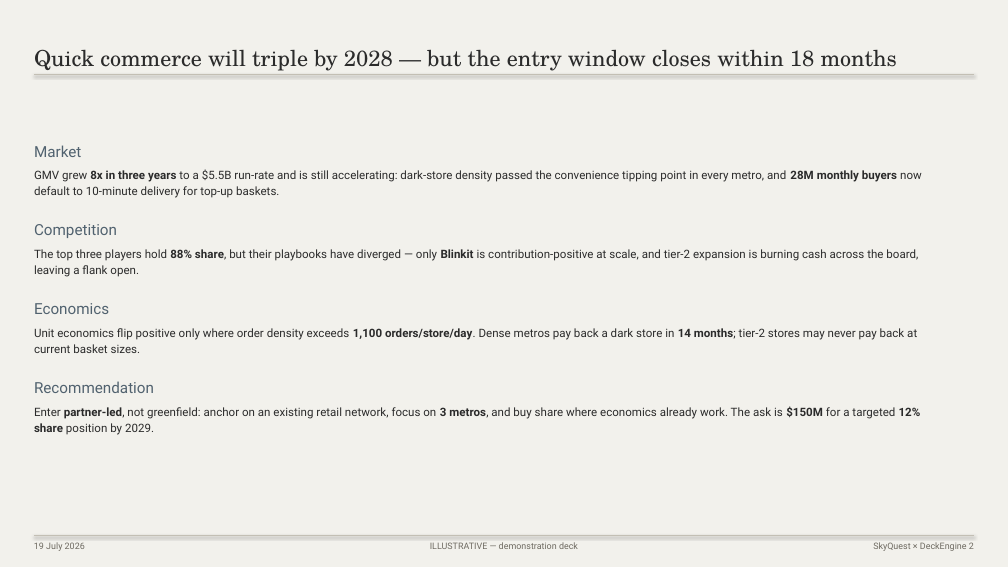
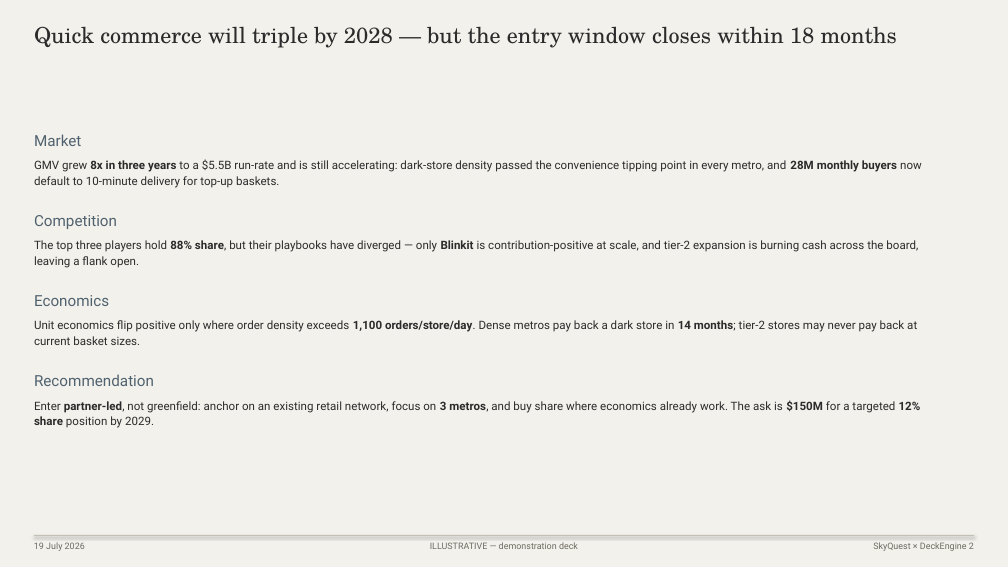
Before and after one commit to addiskers/pptv1, a slide deck: slide 2 of eval/out/showcase_qcommerce.pptx. Drawn at 1008x567 pixels with LibreOffice and Linux fonts; fonts in the diff are those of the drawing. Boxes give left, top, right and bottom in pixels: in the first picture for what was removed or moved away, otherwise in the second. Text is boxed around its words. In the diff, an @@ line names an element or a change of style, - is before the commit and + after.

```diff
--- a/eval/out/showcase_qcommerce.pptx
+++ b/eval/out/showcase_qcommerce.pptx
@@ text "Quick commerce will triple by ...": place and size @@
-text "Quick commerce will triple by ..." at <box>34,49,897,71</box>
+text "Quick commerce will triple by ..." at <box>34,26,897,48</box>
@@ text "Quick commerce will triple by ..." at <box>34,26,897,48</box>: line spacing 23.9pt to 24.4pt @@
@@ line removed from (34, 75) to (974, 75) @@
@@ 7 texts: place and size @@
-7 texts at <box>34,145,922,393</box>
+7 texts at <box>34,134,922,386</box>
@@ line spacing 19.3pt to 19.8pt in 4 elements at <box>34,374,154,386</box>, <box>34,295,109,306</box>, <box>34,215,117,229</box>, <box>34,134,81,146</box> @@
@@ line spacing 14.6pt to 15pt in 4 elements at <box>34,400,921,428</box>, <box>34,320,917,345</box>, <box>34,240,918,268</box>, <box>34,159,922,188</box> @@
```
Also in this commit, not shown: 13 other slides changed, 26 other files.
